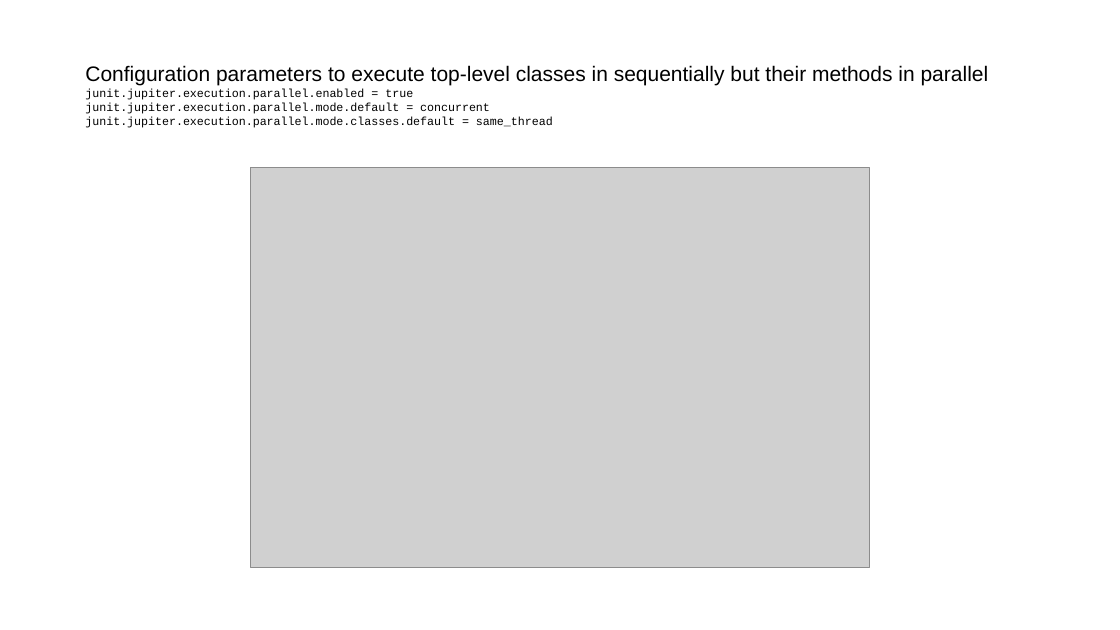
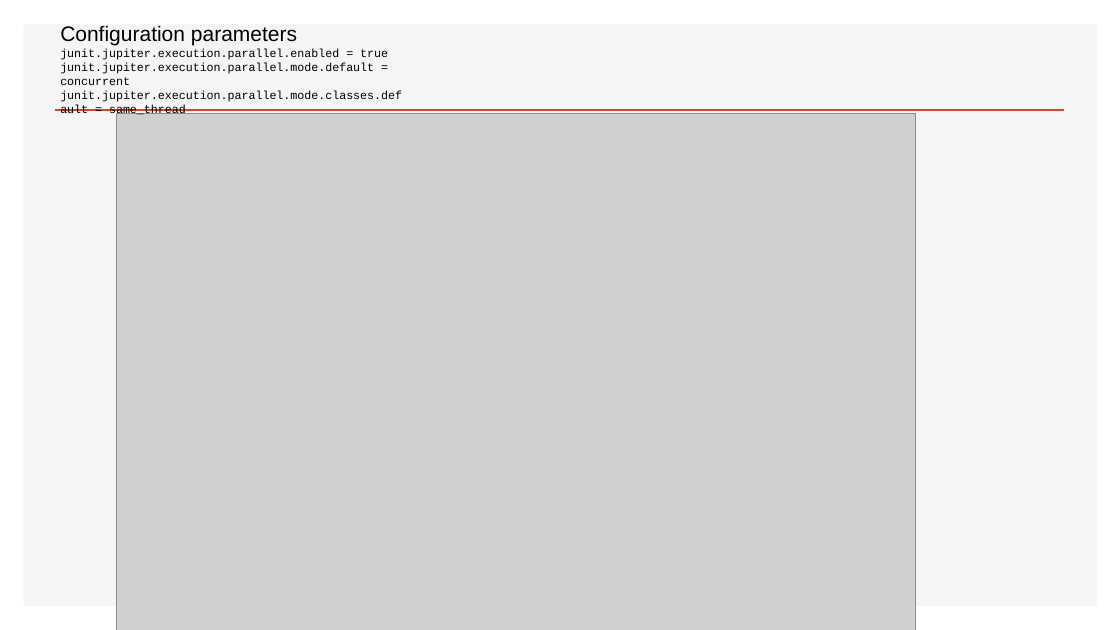
Before and after one commit to sebzuki/junit5, a slide deck: slide 10 of Junit5.pptx (slide 4 before the commit). Drawn at 1120x630 pixels with LibreOffice and Linux fonts; fonts in the diff are those of the drawing; grey boxes stand for pictures. Boxes give left, top, right and bottom in pixels: in the first picture for what was removed or moved away, otherwise in the second. Text is boxed around its words. In the diff, an @@ line names an element or a change of style, - is before the commit and + after.

```diff
--- a/Junit5.pptx
+++ b/Junit5.pptx
@@ rectangle added at (x1=24, y1=24, x2=1097, y2=607), fill #F5F5F5 @@
@@ title "Configuration parameters" moved from (x1=85, y1=65, x2=989, y2=128) to (x1=60, y1=25, x2=402, y2=117) @@
@@ title at (x1=60, y1=25, x2=297, y2=45): text changed @@
-Configuration parameters to execute top-level classes in sequentially but their methods in parallel
+Configuration parameters
@@ line added from (55, 110) to (1065, 110), #D24726 2 pt @@
@@ picture resized from (x1=250, y1=168, x2=870, y2=568) to (x1=117, y1=113, x2=917, y2=630) @@
```
Also in this commit, not shown: 9 slides added, 3 slides removed, 1 other file.
